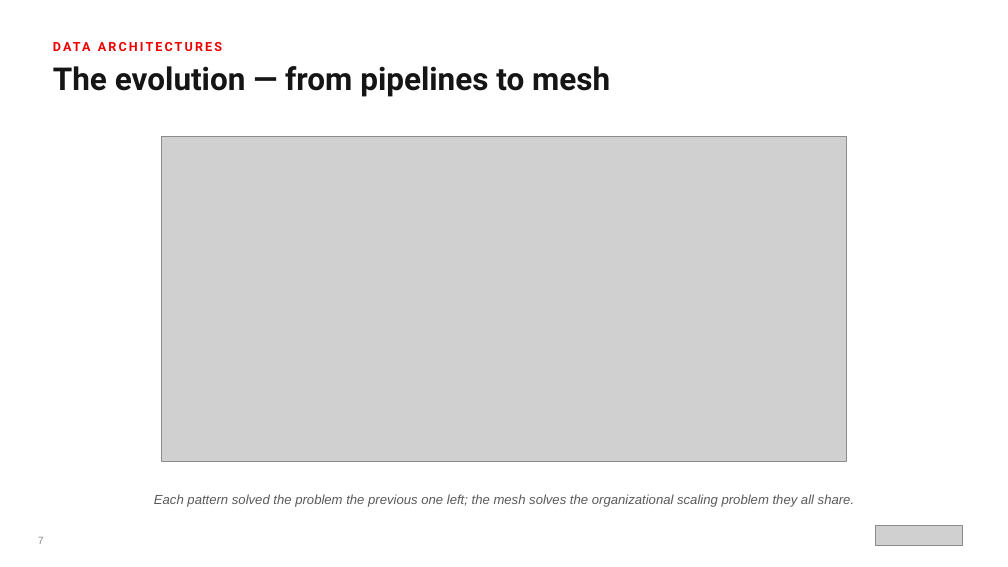
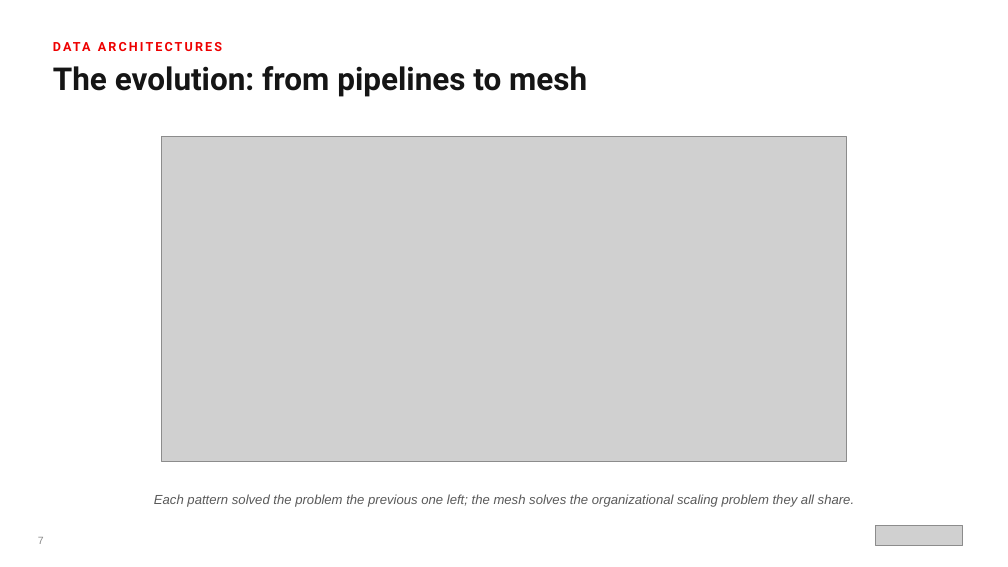
Before and after one commit to patterncatalyst/datamesh-reference-arch-quarkus, a slide deck: slide 8 of presentation/datamesh-101/Datamesh_101-r1.1.pptx. Drawn at 1008x567 pixels with LibreOffice and Linux fonts; fonts in the diff are those of the drawing; grey boxes stand for pictures. Boxes give left, top, right and bottom in pixels: in the first picture for what was removed or moved away, otherwise in the second. Text is boxed around its words. In the diff, an @@ line names an element or a change of style, - is before the commit and + after.

```diff
--- a/presentation/datamesh-101/Datamesh_101-r1.1.pptx
+++ b/presentation/datamesh-101/Datamesh_101-r1.1.pptx
@@ text at bbox=[53, 66, 587, 97]: text changed @@
-The evolution — from pipelines to mesh
+The evolution: from pipelines to mesh
```
Also in this commit, not shown: 12 other slides changed, 4 other files.
